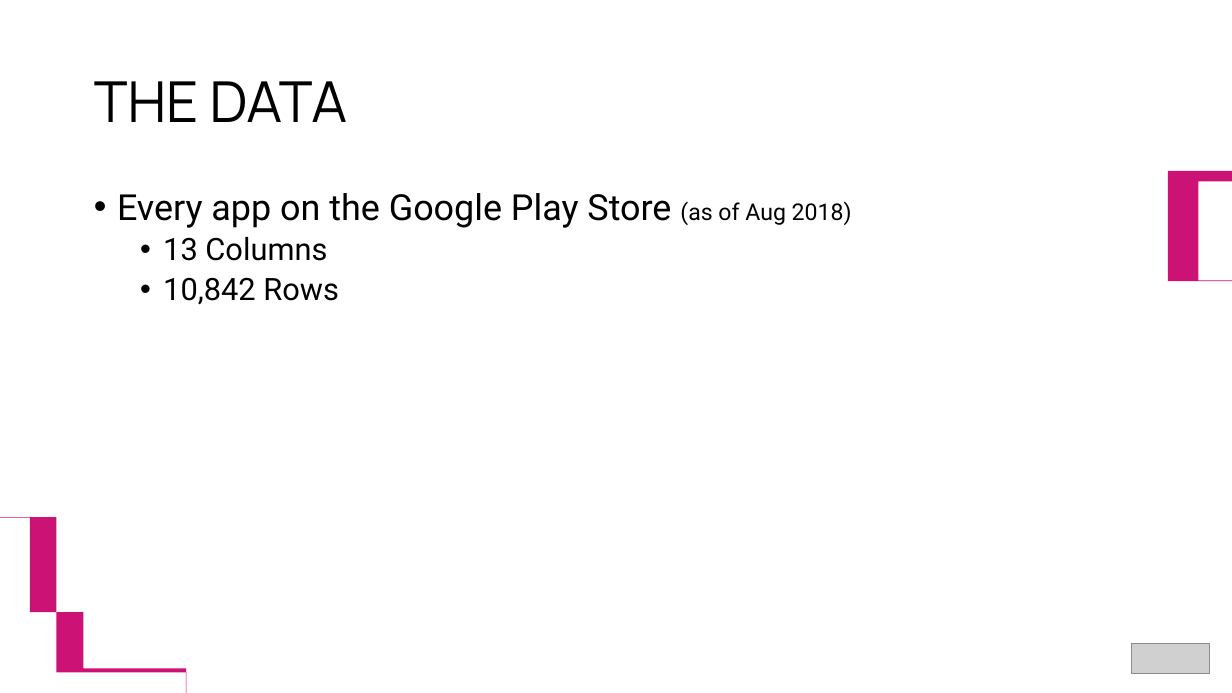
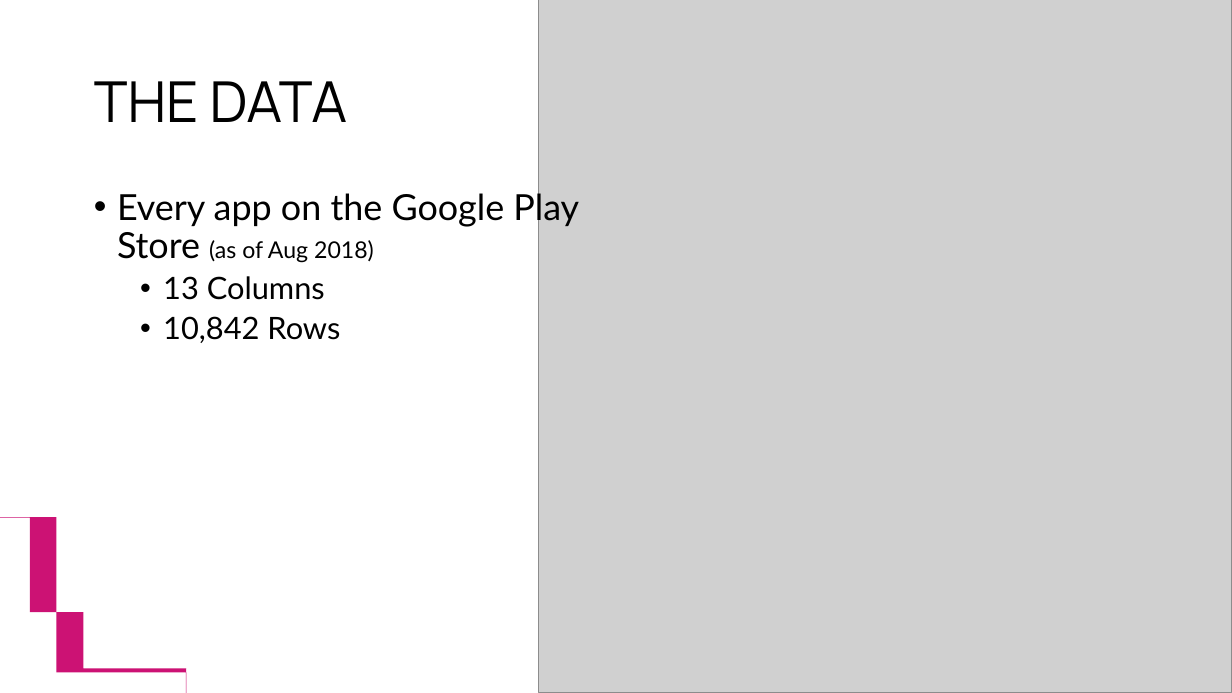
Before and after one commit to Shuvo-saha/Visual-Analytics-with-Tableau, a slide deck: slide 7 of Visual Analytics with Tableau.pptx. Drawn at 1232x693 pixels with LibreOffice and Linux fonts; fonts in the diff are those of the drawing; grey boxes stand for pictures. Boxes give left, top, right and bottom in pixels: in the first picture for what was removed or moved away, otherwise in the second. Text is boxed around its words. In the diff, an @@ line names an element or a change of style, - is before the commit and + after.

Commit message:
Updated slides
Made it more visual, added photos and removed the logo. General structure remains the same

```diff
--- a/Visual Analytics with Tableau.pptx
+++ b/Visual Analytics with Tableau.pptx
@@ picture added at box(539, 0, 1232, 693) @@
@@ freeform shape removed at box(1168, 171, 1232, 281) @@
@@ text "Every app on the Google ..." at box(117, 189, 579, 343): font Roboto to Lato @@
@@ picture removed at box(1132, 644, 1211, 674) @@
```
Also in this commit, not shown: 17 other slides changed, 2 slides added.
